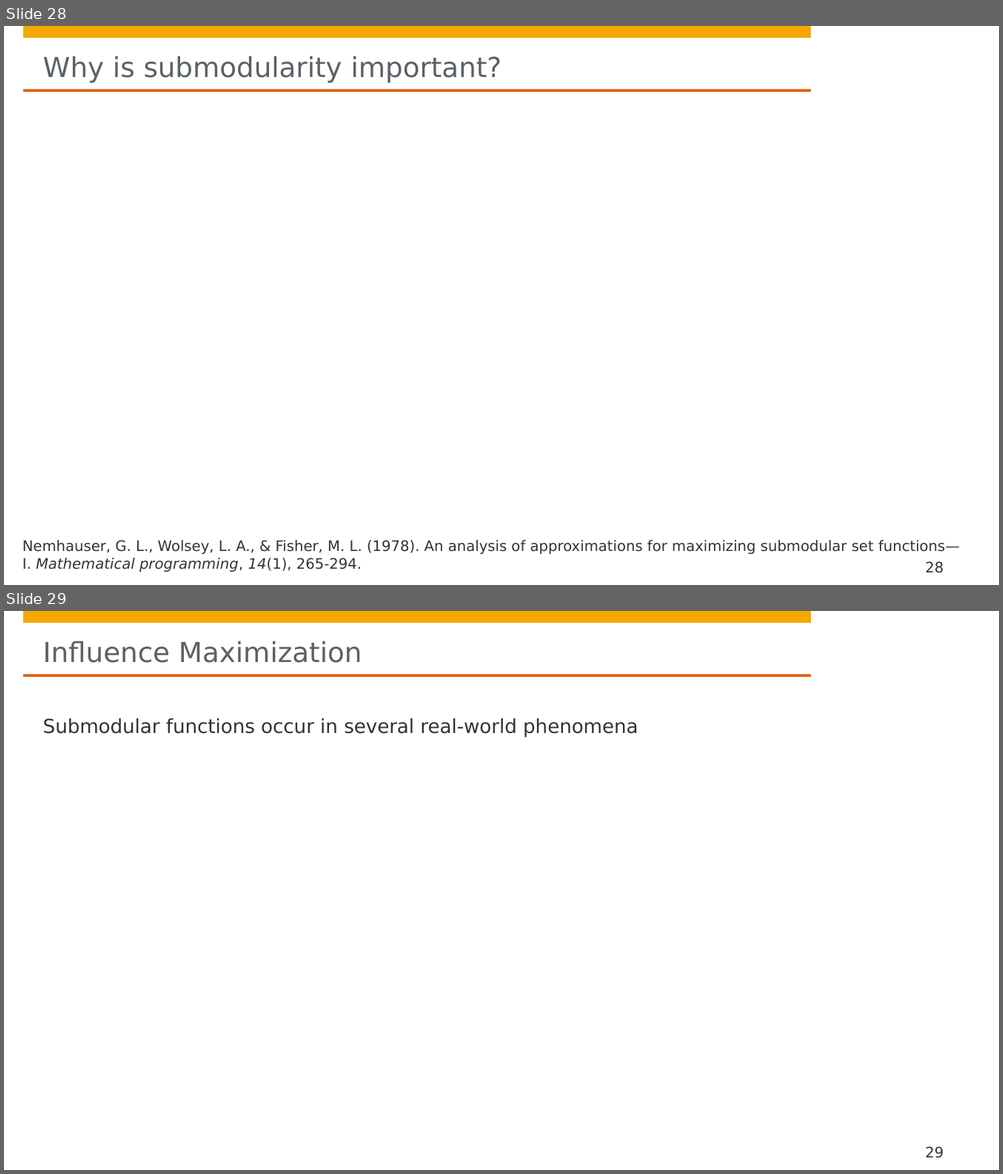
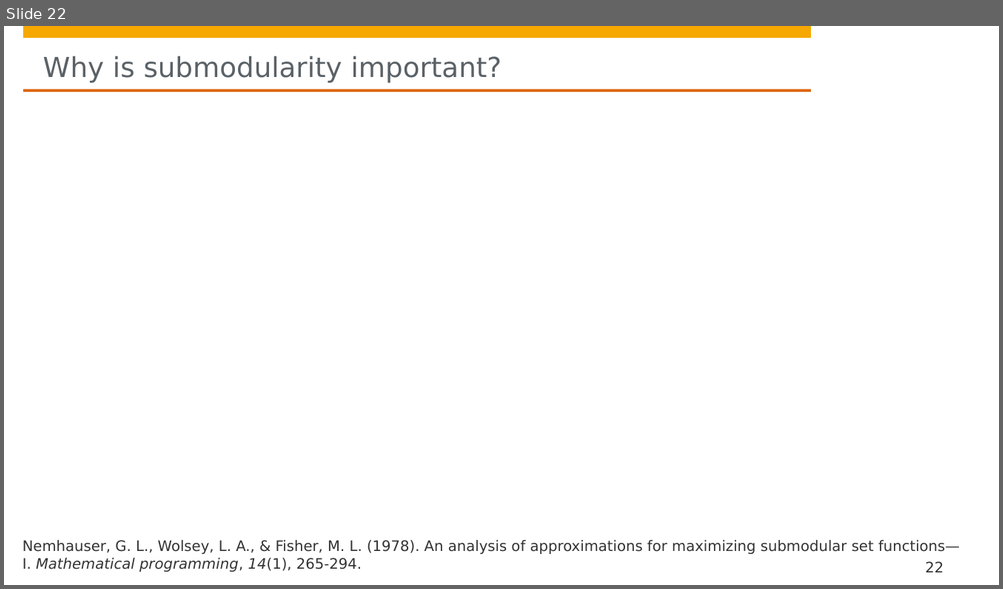
Before and after one commit to hpi-sam/GNN-Course-2020, a slide deck: 15. Submodular Functions and Applications.pptx. Shown one above the other, each under a label of ours: slides 28 and 29 before the commit, slide 22 after it. The pictures are 1003x1174 and 1003x589 pixels, drawn with LibreOffice and Linux fonts; fonts in the diff are those of the drawing; grey boxes stand for pictures; background and template pictures are left out. Boxes give left, top, right and bottom in pixels: in the first picture for what was removed or moved away, otherwise in the second. Text is boxed around its words. In the diff, an @@ line names an element or a change of style, - is before the commit and + after.

```diff
--- a/15. Submodular Functions and Applications.pptx
+++ b/15. Submodular Functions and Applications.pptx
@@ slide 29 removed at [4, 611, 999, 1170], background #FFFFFF; not listed: 4 template elements that a slide beside it also shows @@
@@ title removed at [43, 641, 361, 663] @@
-Influence Maximization
@@ text removed at [43, 718, 638, 738] @@
-Submodular functions occur in several real-world phenomena
@@ page number removed at [925, 1147, 943, 1159] @@
-29
@@ what was slide 28 is now slide 22 @@
@@ page number at [925, 562, 943, 573]: text changed @@
-28
+22
```
Also in this commit, not shown: 3 slides changed, 2 slides added, 7 other slides removed.
